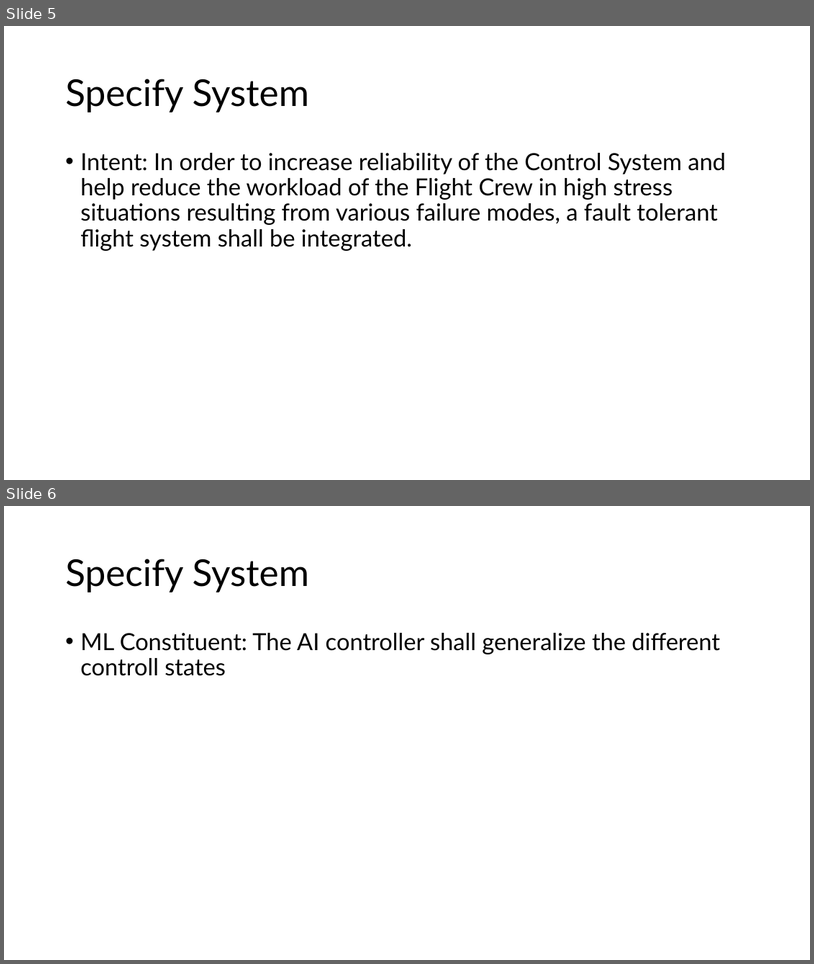
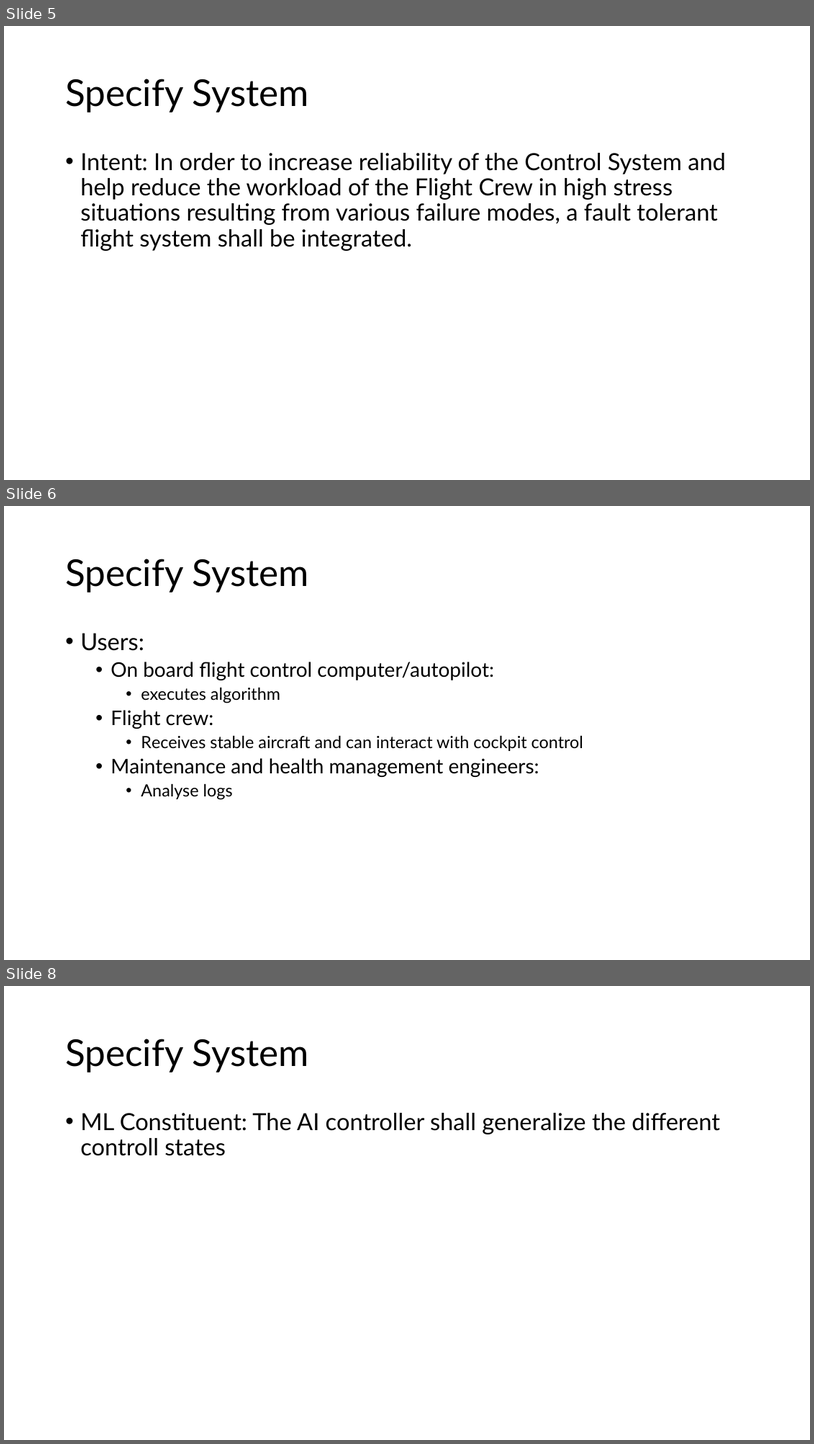
Before and after one commit to Niels149/AIASFault, a slide deck: AIASPres.pptx. Shown one above the other, each under a label of ours: slides 5 and 6 before the commit, slides 5, 6 and 8 after it; the slides between them are not shown. The pictures are 814x964 and 814x1444 pixels, drawn with LibreOffice and Linux fonts; fonts in the diff are those of the drawing. Boxes give left, top, right and bottom in pixels: in the first picture for what was removed or moved away, otherwise in the second. Text is boxed around its words. In the diff, an @@ line names an element or a change of style, - is before the commit and + after.

```diff
--- a/AIASPres.pptx
+++ b/AIASPres.pptx
@@ slide 6 added at box(4, 506, 810, 960), background #FFFFFF @@
@@ title added at box(65, 559, 309, 592), 44 pt, text #000000 @@
+Specify System
@@ text added at box(80, 633, 584, 800), 24 pt, text #000000 @@
+• Users:
+  • On board flight control computer/autopilot:
+    • executes algorithm
+  • Flight crew:
+    • Receives stable aircraft and can interact with cockpit control
+  • Maintenance and health management engineers:
+    • Analyse logs
@@ what was slide 6 is now slide 8 @@
```
Also in this commit, not shown: 2 other slides added, 1 other file.
